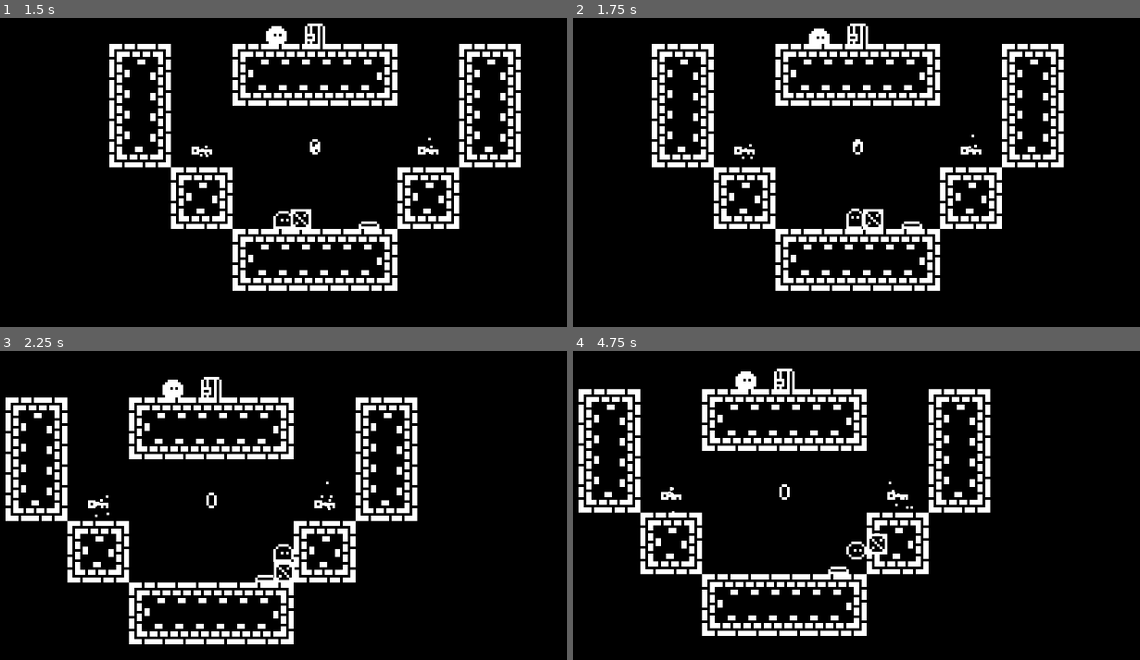
Above: before the commit, frames 1-4 (two rows, left to right).
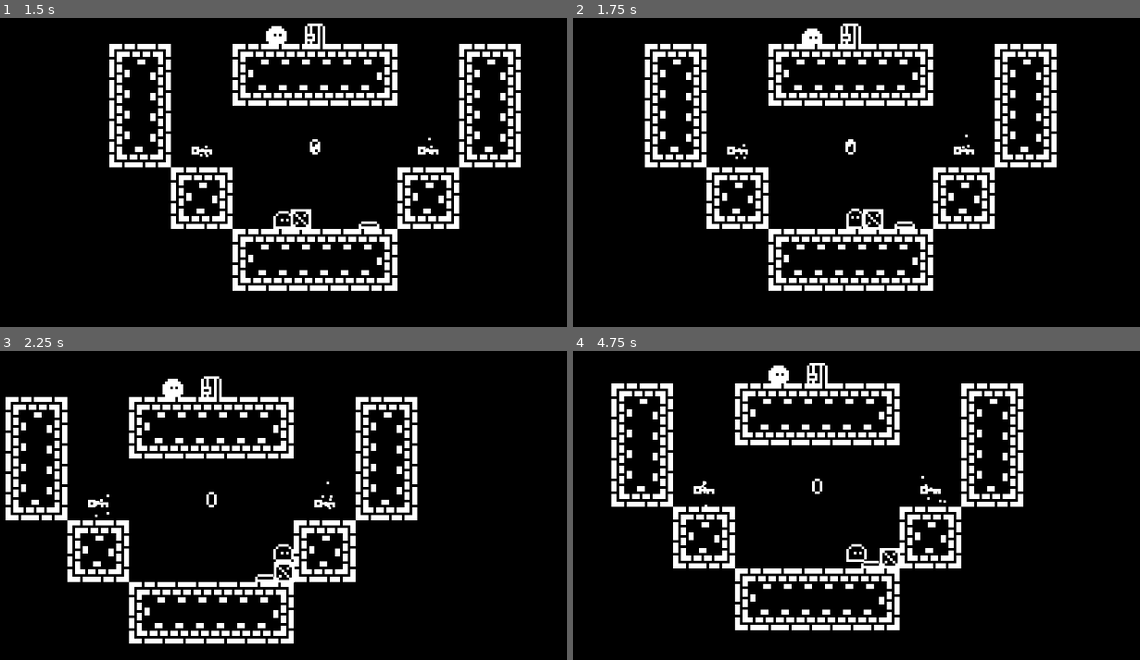
Above: after the commit, the same moments.

Repository: cecilj08-ux/binary-platformer-game
Game: Godot game, scene res://tscn/menu.tscn
The game is run twice, just before and just after one commit, with the same random seed, the same clock (stepped at 60 frames per second) and the same inputs.
Inputs:
- Up to frame 1 (1.5 s): click "Start" at 0.5 s; tap Enter at 1.25 s; hold D (right) from 1.28 s (still down)
- Up to frame 2 (1.75 s): keep holding D (right); tap W (up) at 1.52 s
- Up to frame 3 (2.25 s): keep holding D (right)
- Up to frame 4 (4.75 s): tap W (up) at 2.27, 3.77, 4.52 s; release D (right) at 2.78 s; hold A (left) 2.78-3.53 s; hold D (right) from 3.53 s (still down)

Frame 1 is identical in both runs. In frame 2, 12% of the frame differs, in the area x 12-87%, y 1-89%; in frame 3, 4.0%; in frame 4, 20%, in the area x 0-80%, y 3-93%.

Commit message:
0.10.3: Crates push buttons

Diff:
--- a/gd/button.gd
+++ b/gd/button.gd
@@ -4,13 +4,16 @@
 @export var activates: Node2D
 @onready var sprite := $Sprite2D
 var pressed := false
+var total_collisions := 0
 
 func _on_area_2d_body_entered(body: Node2D) -> void:
-	if (body is Player and body.new_scale >= scale) or (body is CharacterBody2D and body.scale >= scale):
+	if (body is Player and body.new_scale >= scale) or (body is CharacterBody2D or RigidBody2D and body.scale >= scale):
+		total_collisions += 1
+		print(total_collisions)
 		sprite.frame = 1
 		pressed = true
 		set_collision_layer_value(1, false)
-		set_collision_mask_value(1, false)
+		set_collision_layer_value(6, false)
 		if one_shot:
 			if activates is Door: activates.open()
 			await get_tree().create_timer(1.5).timeout
@@ -19,10 +22,13 @@
 			if activates is Door: activates.open()
 
 func _on_area_2d_body_exited(body: Node2D) -> void:
-	if body is CharacterBody2D and pressed and not one_shot:
+	if body is CharacterBody2D or RigidBody2D and pressed and not one_shot:
+		total_collisions -= 1
+		print(total_collisions)
+		if total_collisions > 0: return
 		sprite.frame = 0
 		pressed = false
 		set_collision_layer_value(1, true)
-		set_collision_mask_value(1, true)
+		set_collision_layer_value(6, true)
 		if not one_shot:
 			if activates is Door: activates.close()
--- a/tscn/button.tscn
+++ b/tscn/button.tscn
@@ -10,22 +10,24 @@
 [sub_resource type="RectangleShape2D" id="RectangleShape2D_tk2b8"]
 size = Vector2(4, 1.5)
 
-[node name="button" type="StaticBody2D"]
+[node name="button" type="StaticBody2D" unique_id=950202459]
+collision_layer = 33
+collision_mask = 0
 script = ExtResource("2_ohq4r")
 
-[node name="Sprite2D" type="Sprite2D" parent="."]
+[node name="Sprite2D" type="Sprite2D" parent="." unique_id=191035687]
 texture = SubResource("AtlasTexture_ohq4r")
 hframes = 2
 region_rect = Rect2(0, 0, 16, 16)
 
-[node name="CollisionPolygon2D" type="CollisionPolygon2D" parent="."]
+[node name="CollisionPolygon2D" type="CollisionPolygon2D" parent="." unique_id=1291791596]
 polygon = PackedVector2Array(-4, 4, 4, 4, 1, 1, -1, 1)
 
-[node name="Area2D" type="Area2D" parent="."]
+[node name="Area2D" type="Area2D" parent="." unique_id=172190804]
 collision_layer = 4
 collision_mask = 4
 
-[node name="CollisionShape2D" type="CollisionShape2D" parent="Area2D"]
+[node name="CollisionShape2D" type="CollisionShape2D" parent="Area2D" unique_id=1562814557]
 position = Vector2(0, 1.25)
 shape = SubResource("RectangleShape2D_tk2b8")
 debug_color = Color(0.64705884, 0.52156866, 0, 0.41960785)
--- a/tscn/crate.tscn
+++ b/tscn/crate.tscn
@@ -1,17 +1,17 @@
-[gd_scene load_steps=3 format=3 uid="uid://bv75gmavnobsr"]
+[gd_scene format=3 uid="uid://bv75gmavnobsr"]
 
 [ext_resource type="Texture2D" uid="uid://c3xl3bs4molkb" path="res://resources/1bit slime platformer/black_bg/box_b.png" id="1_0fk4q"]
 
-[sub_resource type="RectangleShape2D" id="RectangleShape2D_d68qw"]
-size = Vector2(8, 8)
+[sub_resource type="CircleShape2D" id="CircleShape2D_0fk4q"]
+radius = 4.0
 
-[node name="crate" type="RigidBody2D"]
-collision_layer = 32
+[node name="crate" type="RigidBody2D" unique_id=1040855189]
+collision_layer = 36
 collision_mask = 32
 lock_rotation = true
 
-[node name="Sprite2D" type="Sprite2D" parent="."]
+[node name="Sprite2D" type="Sprite2D" parent="." unique_id=1973205903]
 texture = ExtResource("1_0fk4q")
 
-[node name="CollisionShape2D" type="CollisionShape2D" parent="."]
-shape = SubResource("RectangleShape2D_d68qw")
+[node name="CollisionShape2D" type="CollisionShape2D" parent="." unique_id=192259290]
+shape = SubResource("CircleShape2D_0fk4q")
Not shown: 1 places in tscn/button.tscn that only renumber resources
